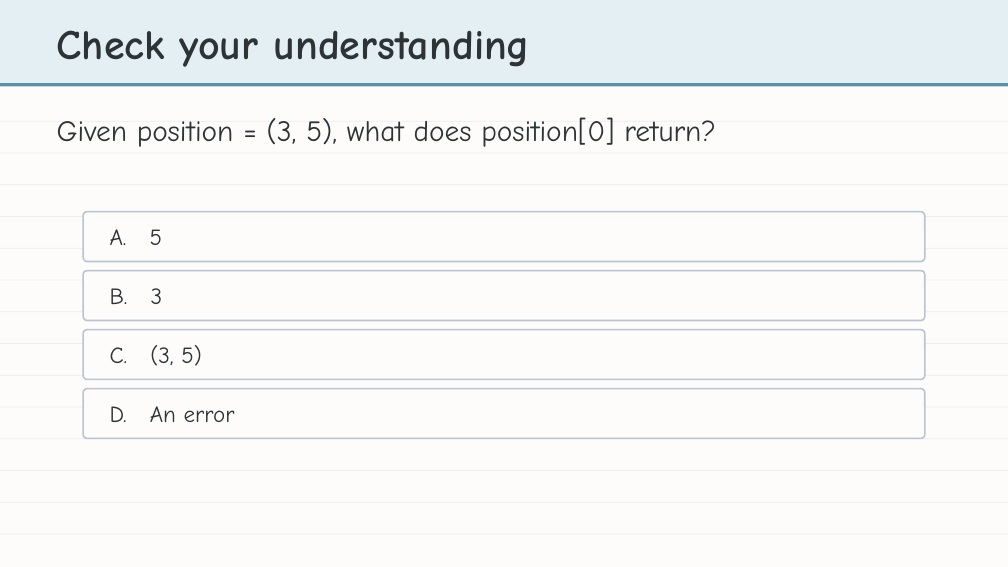
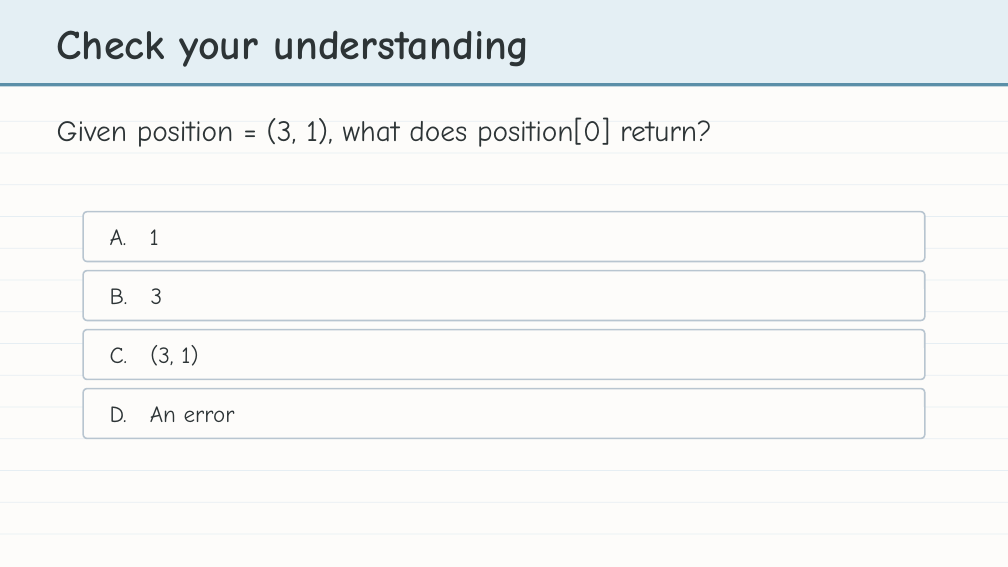
Before and after one commit to bradamiller/LearningPython, a slide deck: slide 6 of static/slides/module-04-manhattan/lesson-02-tuples.pptx. Drawn at 1008x567 pixels with LibreOffice and Linux fonts; fonts in the diff are those of the drawing. Boxes give left, top, right and bottom in pixels: in the first picture for what was removed or moved away, otherwise in the second. Text is boxed around its words. In the diff, an @@ line names an element or a change of style, - is before the commit and + after.

```diff
--- a/static/slides/module-04-manhattan/lesson-02-tuples.pptx
+++ b/static/slides/module-04-manhattan/lesson-02-tuples.pptx
@@ text at [57, 117, 712, 147]: text changed @@
-Given position = (3, 5), what does position[0] return?
+Given position = (3, 1), what does position[0] return?
@@ text at [110, 229, 159, 245]: text changed @@
-A. 5
+A. 1
@@ text at [110, 345, 198, 366]: text changed @@
-C. (3, 5)
+C. (3, 1)
```
Also in this commit, not shown: 8 other slides changed, 11 other files.
